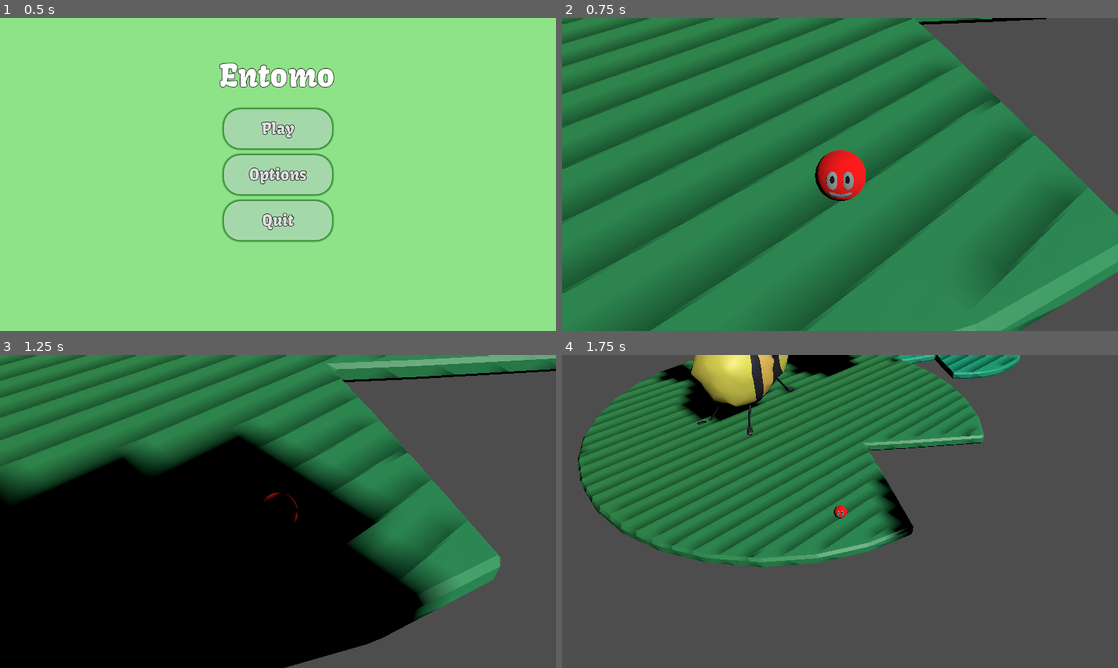
Above: before the commit, frames 1-4 (two rows, left to right).
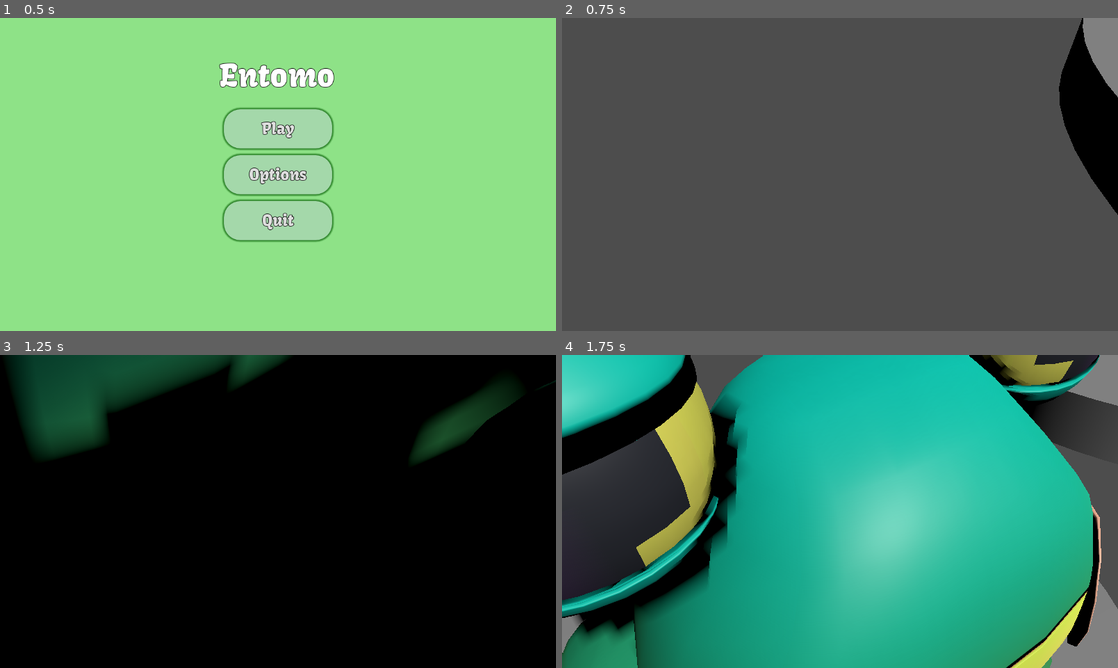
Above: after the commit, the same moments.

Repository: melonboyo/entomo
Game: Godot game, scene res://Scenes/Menus/MainMenu/MainMenu.tscn
The game is run twice, just before and just after one commit, with the same random seed, the same clock (stepped at 60 frames per second) and the same inputs.
Inputs (mouse positions are in pixels of both pictures, inside the frame that each line leads up to):
- Up to frame 1 (0.5 s): no input
- Up to frame 2 (0.75 s): click "Play" at 0.5 s
- Up to frame 3 (1.25 s): no input
- Up to frame 4 (1.75 s): tap Enter at 1.25 s; move the mouse to (962, 495) at 1.27 s; hold D (move_right) from 1.28 s (still down); tap E (interact) at 1.35 s; click (962, 495) at 1.42 s; tap Space (move_jump) at 1.52 s

Frame 1 is identical in both runs. In frame 2, 92% of the frame differs, in the area x 0-100%, y 0-100%; in frame 3, 57%; in frame 4, 96%.

Commit message:
Collisions for stage 3
Added the collisions and flag 4

Diff:
--- a/EnvironmentAssets/Mountain/stage3-mountain.tscn
+++ b/EnvironmentAssets/Mountain/stage3-mountain.tscn
@@ -1155,190 +1155,183 @@
 [node name="stage3-mountain" type="Node3D"]
 
 [node name="Cube_001" type="MeshInstance3D" parent="."]
-transform = Transform3D(1, 0, 0, 0, 1, 0, 0, 0, 3.55924, -8.40583, 3.01684, -1.50347)
+transform = Transform3D(1, 0, 0, 0, 1, 0, 0, 0, 3.55924, -11.8996, 3.01684, 0.670987)
 mesh = SubResource("ArrayMesh_gfn2i")
 skeleton = NodePath("")
 
 [node name="Cube_002" type="MeshInstance3D" parent="."]
-transform = Transform3D(1, 0, 0, 0, 1, 0, 0, 0, 1, -8.6507, 4.46517, 1.32661)
+transform = Transform3D(1, 0, 0, 0, 1, 0, 0, 0, 1, -12.1444, 4.46517, 3.50107)
 mesh = SubResource("ArrayMesh_xjg27")
 skeleton = NodePath("")
 
 [node name="Cube_003" type="MeshInstance3D" parent="."]
-transform = Transform3D(1, 0, 0, 0, 2.32865, 0, 0, 0, 1, -6.7439, 5.34013, -4.21968)
+transform = Transform3D(1, 0, 0, 0, 2.32865, 0, 0, 0, 1, -10.2376, 5.34013, -2.04522)
 mesh = SubResource("ArrayMesh_vhwgm")
 skeleton = NodePath("")
 
 [node name="Cube_004" type="MeshInstance3D" parent="."]
-transform = Transform3D(1, 0, 0, 0, 1, 0, 0, 0, 1, -0.231248, 2.44494, 2.63027)
+transform = Transform3D(1, 0, 0, 0, 1, 0, 0, 0, 1, -3.72498, 2.44494, 4.80473)
 mesh = SubResource("ArrayMesh_2gupx")
 skeleton = NodePath("")
 
 [node name="Cube_005" type="MeshInstance3D" parent="."]
-transform = Transform3D(1, 0, 0, 0, 1, 0, 0, 0, 1, -8.50857, 10.0534, 0.398641)
+transform = Transform3D(1, 0, 0, 0, 1, 0, 0, 0, 1, -12.0023, 10.0534, 2.5731)
 mesh = SubResource("ArrayMesh_ieqmk")
 skeleton = NodePath("")
 
-[node name="Circle" type="Node3D" parent="."]
-
-[node name="Circle_001" type="Node3D" parent="."]
-
-[node name="Circle_002" type="Node3D" parent="."]
-transform = Transform3D(44.3897, 0, 0, 0, 40.9028, 0, 0, 0, 26.0354, 20.8908, 1.42556, -6.81476)
-
 [node name="Cube_006" type="MeshInstance3D" parent="."]
-transform = Transform3D(1, 0, 0, 0, 1, 0, 0, 0, 1, 20.3793, 3.22484, 8.49813)
+transform = Transform3D(1, 0, 0, 0, 1, 0, 0, 0, 1, 16.8856, 3.22484, 10.6726)
 mesh = SubResource("ArrayMesh_xptiw")
 skeleton = NodePath("")
 
 [node name="Cube_007" type="MeshInstance3D" parent="."]
-transform = Transform3D(1, 0, 0, 0, 1, 0, 0, 0, 1, 23.0032, 2.05335, -8.79626)
+transform = Transform3D(1, 0, 0, 0, 1, 0, 0, 0, 1, 19.5095, 2.05335, -6.6218)
 mesh = SubResource("ArrayMesh_xfij2")
 skeleton = NodePath("")
 
 [node name="Cube_008" type="MeshInstance3D" parent="."]
-transform = Transform3D(1, 0, 0, 0, 1, 0, 0, 0, 1, 26.6921, 1.16752, -6.96823)
+transform = Transform3D(1, 0, 0, 0, 1, 0, 0, 0, 1, 23.1984, 1.16752, -4.79377)
 mesh = SubResource("ArrayMesh_bihhr")
 skeleton = NodePath("")
 
 [node name="Cube_009" type="MeshInstance3D" parent="."]
-transform = Transform3D(1, 0, 0, 0, 1, 0, 0, 0, 1, 22.6758, 4.29852, 5.69438)
+transform = Transform3D(1, 0, 0, 0, 1, 0, 0, 0, 1, 19.1821, 4.29852, 7.86884)
 mesh = SubResource("ArrayMesh_vagqb")
 skeleton = NodePath("")
 
 [node name="Cube_010" type="MeshInstance3D" parent="."]
-transform = Transform3D(1, 0, 0, 0, 1, 0, 0, 0, 1, 42.2917, 4.45738, 7.80521)
+transform = Transform3D(1, 0, 0, 0, 1, 0, 0, 0, 1, 38.798, 4.45738, 9.97967)
 mesh = SubResource("ArrayMesh_i5246")
 skeleton = NodePath("")
 
 [node name="Cube_011" type="MeshInstance3D" parent="."]
-transform = Transform3D(1, 0, 0, 0, 1, 0, 0, 0, 1, 45.5562, 2.60463, -7.77407)
+transform = Transform3D(1, 0, 0, 0, 1, 0, 0, 0, 1, 42.0625, 2.60463, -5.59961)
 mesh = SubResource("ArrayMesh_u0m68")
 skeleton = NodePath("")
 
 [node name="Cube_012" type="MeshInstance3D" parent="."]
-transform = Transform3D(1, 0, 0, 0, 1, 0, 0, 0, 1, 42.5144, 3.92072, -5.38993)
+transform = Transform3D(1, 0, 0, 0, 1, 0, 0, 0, 1, 39.0207, 3.92072, -3.21547)
 mesh = SubResource("ArrayMesh_14pvn")
 skeleton = NodePath("")
 
-[node name="Circle_003" type="Node3D" parent="."]
-
-[node name="Circle_004" type="Node3D" parent="."]
-
 [node name="Cube" type="MeshInstance3D" parent="."]
-transform = Transform3D(7.36491, 0, 0, 0, 1, 0, 0, 0, 3.79505, 18.7253, 0.299737, 0.223697)
+transform = Transform3D(7.36491, 0, 0, 0, 1, 0, 0, 0, 3.79505, 15.2316, 0.299735, 2.39815)
 mesh = SubResource("ArrayMesh_kitl4")
 skeleton = NodePath("")
 
 [node name="Cube_013" type="MeshInstance3D" parent="."]
-transform = Transform3D(1, 0, 0, 0, 1, 0, 0, 0, 1, 19.142, 2.86629, 3.79436)
+transform = Transform3D(1, 0, 0, 0, 1, 0, 0, 0, 1, 15.6483, 2.86629, 5.96882)
 mesh = SubResource("ArrayMesh_tkee7")
 skeleton = NodePath("")
 
 [node name="Cube_014" type="MeshInstance3D" parent="."]
-transform = Transform3D(1, 0, 0, 0, 1, 0, 0, 0, 1, 22.6893, 1.93591, 3.85354)
+transform = Transform3D(1, 0, 0, 0, 1, 0, 0, 0, 1, 19.1956, 1.93591, 6.028)
 mesh = SubResource("ArrayMesh_2jert")
 skeleton = NodePath("")
 
 [node name="Cube_015" type="MeshInstance3D" parent="."]
-transform = Transform3D(1, 0, 0, 0, 1, 0, 0, 0, 1, 0.590609, 6.49157, -4.33717)
+transform = Transform3D(1, 0, 0, 0, 1, 0, 0, 0, 1, -2.90313, 6.49157, -2.16271)
 mesh = SubResource("ArrayMesh_x4bob")
 skeleton = NodePath("")
 
 [node name="Cube_016" type="MeshInstance3D" parent="."]
-transform = Transform3D(1, 0, 0, 0, 1, 0, 0, 0, 1, 1.46104, 2.78199, -7.35087)
+transform = Transform3D(1, 0, 0, 0, 1, 0, 0, 0, 1, -2.03269, 2.78199, -5.17641)
 mesh = SubResource("ArrayMesh_vlxcv")
 skeleton = NodePath("")
 
 [node name="Cube_017" type="MeshInstance3D" parent="."]
-transform = Transform3D(0, 0, -1, 1, 0, 0, 0, -1, 0, -4.19697, 3.89073, -8.70596)
+transform = Transform3D(0, 0, -1, 1, 0, 0, 0, -1, 0, -7.6907, 3.89073, -6.5315)
 mesh = SubResource("ArrayMesh_bfut2")
 skeleton = NodePath("")
 
 [node name="Cube_018" type="MeshInstance3D" parent="."]
-transform = Transform3D(1, 0, 0, 0, 1, 0, 0, 0, 1, -8.5374, 9.20463, -7.56053)
+transform = Transform3D(1, 0, 0, 0, 1, 0, 0, 0, 1, -12.0311, 9.20463, -5.38607)
 mesh = SubResource("ArrayMesh_0rh18")
 skeleton = NodePath("")
 
 [node name="Cube_019" type="MeshInstance3D" parent="."]
-transform = Transform3D(1, 0, 0, 0, 1, 0, 0, 0, 1, -10.1463, 14.0091, -0.380849)
+transform = Transform3D(1, 0, 0, 0, 1, 0, 0, 0, 1, -13.64, 14.0091, 1.79361)
 mesh = SubResource("ArrayMesh_kaplo")
 skeleton = NodePath("")
 
 [node name="Cube_020" type="MeshInstance3D" parent="."]
-transform = Transform3D(1, 0, 0, 0, 1, 0, 0, 0, 1, -2.39518, 16.0463, -4.08959)
+transform = Transform3D(1, 0, 0, 0, 1, 0, 0, 0, 1, -5.88891, 16.0463, -1.91513)
 mesh = SubResource("ArrayMesh_s0b42")
 skeleton = NodePath("")
 
 [node name="Cube_021" type="MeshInstance3D" parent="."]
-transform = Transform3D(1, 0, 0, 0, 1, 0, 0, 0, 1, -3.39872, 16.5107, -4.84838)
+transform = Transform3D(1, 0, 0, 0, 1, 0, 0, 0, 1, -6.89245, 16.5107, -2.67392)
 mesh = SubResource("ArrayMesh_n00qw")
 skeleton = NodePath("")
 
 [node name="Cube_022" type="MeshInstance3D" parent="."]
-transform = Transform3D(1, 0, 0, 0, 1, 0, 0, 0, 1, -4.43172, 16.1017, -4.22229)
+transform = Transform3D(1, 0, 0, 0, 1, 0, 0, 0, 1, -7.92545, 16.1017, -2.04783)
 mesh = SubResource("ArrayMesh_hjr68")
 skeleton = NodePath("")
 
 [node name="Cube_023" type="MeshInstance3D" parent="."]
-transform = Transform3D(1, 0, 0, 0, 1, 0, 0, 0, 1, -10.3264, 17.1346, -4.01575)
+transform = Transform3D(1, 0, 0, 0, 1, 0, 0, 0, 1, -13.8201, 17.1346, -1.84129)
 mesh = SubResource("ArrayMesh_wv46u")
 skeleton = NodePath("")
 
 [node name="Cube_024" type="MeshInstance3D" parent="."]
-transform = Transform3D(1, 0, 0, 0, 1, 0, 0, 0, 1, -11.5879, 17.589, -6.27695)
+transform = Transform3D(1, 0, 0, 0, 1, 0, 0, 0, 1, -15.0816, 17.589, -4.10249)
 mesh = SubResource("ArrayMesh_sme4d")
 skeleton = NodePath("")
 
 [node name="Cube_025" type="MeshInstance3D" parent="."]
-transform = Transform3D(1, 0, 0, 0, 1, 0, 0, 0, 1, -12.3264, 17.604, -4.6165)
+transform = Transform3D(1, 0, 0, 0, 1, 0, 0, 0, 1, -15.8201, 17.604, -2.44204)
 mesh = SubResource("ArrayMesh_4mmu7")
 skeleton = NodePath("")
 
 [node name="Cube_026" type="MeshInstance3D" parent="."]
-transform = Transform3D(1, 0, 0, 0, 1, 0, 0, 0, 1, -9.328, 15.938, -5.53941)
+transform = Transform3D(1, 0, 0, 0, 1, 0, 0, 0, 1, -12.8217, 15.938, -3.36495)
 mesh = SubResource("ArrayMesh_l8as2")
 skeleton = NodePath("")
 
 [node name="Cube_027" type="MeshInstance3D" parent="."]
-transform = Transform3D(0, 0, 1, 1, 0, 0, 0, 1, 0, 0.82188, 15.041, -7.11268)
+transform = Transform3D(0, 0, 1, 1, 0, 0, 0, 1, 0, -2.67185, 15.041, -4.93822)
 mesh = SubResource("ArrayMesh_3hc8j")
 skeleton = NodePath("")
 
 [node name="Cube_028" type="MeshInstance3D" parent="."]
-transform = Transform3D(1, 0, 0, 0, 1, 0, 0, 0, 1, 0.915749, 2.65526, -2.46593)
+transform = Transform3D(1, 0, 0, 0, 1, 0, 0, 0, 1, -2.57799, 2.65526, -0.291473)
 mesh = SubResource("ArrayMesh_8stvu")
 skeleton = NodePath("")
 
 [node name="Cube_029" type="MeshInstance3D" parent="."]
-transform = Transform3D(0, -1, 0, 0, 0, 1, -1, 0, 0, -2.1444, 6.61481, -1.6754)
+transform = Transform3D(0, -1, 0, 0, 0, 1, -1, 0, 0, -5.63813, 6.61481, 0.499057)
 mesh = SubResource("ArrayMesh_780yo")
 skeleton = NodePath("")
 
 [node name="Cube_030" type="MeshInstance3D" parent="."]
-transform = Transform3D(1, 0, 0, 0, 1, 0, 0, 0, 1, -4.09793, 3.48211, 0.722267)
+transform = Transform3D(1, 0, 0, 0, 1, 0, 0, 0, 1, -7.59166, 3.48211, 2.89672)
 mesh = SubResource("ArrayMesh_6awfo")
 skeleton = NodePath("")
 
 [node name="Cube_031" type="MeshInstance3D" parent="."]
+transform = Transform3D(1, 0, 0, 0, 1, 0, 0, 0, 1, -3.49373, -1.90735e-06, 2.17446)
 mesh = SubResource("ArrayMesh_n12f2")
 skeleton = NodePath("")
 
 [node name="Cube_032" type="MeshInstance3D" parent="."]
-transform = Transform3D(1, 0, 0, 0, 1, 0, 0, 0, 1, -15.4411, 4.60381, 3.02664)
+transform = Transform3D(1, 0, 0, 0, 1, 0, 0, 0, 1, -18.9348, 4.60381, 5.2011)
 mesh = SubResource("ArrayMesh_0fotu")
 skeleton = NodePath("")
 
 [node name="Cube_033" type="MeshInstance3D" parent="."]
-transform = Transform3D(1, 0, 0, 0, 1, 0, 0, 0, 1, -14.8267, 2.42549, -7.88782)
+transform = Transform3D(1, 0, 0, 0, 1, 0, 0, 0, 1, -18.3204, 2.42549, -5.71336)
 mesh = SubResource("ArrayMesh_nvkdw")
 skeleton = NodePath("")
 
 [node name="Cube_034" type="MeshInstance3D" parent="."]
+transform = Transform3D(1, 0, 0, 0, 1, 0, 0, 0, 1, -3.49373, -1.90735e-06, 2.17446)
 mesh = SubResource("ArrayMesh_b0ijr")
 skeleton = NodePath("")
 
 [node name="Cube_035" type="MeshInstance3D" parent="."]
-transform = Transform3D(1, 0, 0, 0, 1, 0, 0, 0, 1, 23.3136, 4.62868, -8.49666)
+transform = Transform3D(1, 0, 0, 0, 1, 0, 0, 0, 1, 19.8199, 4.62868, -6.3222)
 mesh = SubResource("ArrayMesh_502xx")
 skeleton = NodePath("")
+
+[node name="CollisionShape3D" type="CollisionShape3D" parent="."]
--- a/Scenes/Levels/level1.tscn
+++ b/Scenes/Levels/level1.tscn
@@ -13,6 +13,7 @@
 [ext_resource type="PackedScene" uid="uid://msprui4s0rep" path="res://Scenes/dragonfly.tscn" id="10_f6exh"]
 [ext_resource type="PackedScene" uid="uid://daoe6gj0bo2qr" path="res://Scenes/Menus/PauseMenu/pause_menu.tscn" id="11_c6575"]
 [ext_resource type="PackedScene" uid="uid://caxb37ohqq7q3" path="res://EnvironmentAssets/Flag/Flag.tscn" id="15_3xa5f"]
+[ext_resource type="PackedScene" uid="uid://ddqi27ajx4hx4" path="res://EnvironmentAssets/Mountain/stage3-mountainNewNew.glb" id="15_5uh5g"]
 [ext_resource type="PackedScene" uid="uid://dxqjrf22vjo3t" path="res://EnvironmentAssets/lilipad.tscn" id="15_ajvuj"]
 
 [sub_resource type="CylinderMesh" id="CylinderMesh_75gon"]
@@ -49,7 +50,7 @@
 transform = Transform3D(1.01827, 0, 0, 0, 1.01827, 0, 0, 0, 1.01827, 0, 0, 0)
 
 [node name="GameStateManager" parent="." node_paths=PackedStringArray("currentPossessedCreature", "camera", "first_flag") instance=ExtResource("2_cqo16")]
-currentPossessedCreature = NodePath("../Parasite")
+currentPossessedCreature = NodePath("../Frog")
 camera = NodePath("../CameraRoot/RotationRoot/Camera3D")
 first_flag = NodePath("../Flag")
 
@@ -66,7 +67,7 @@
 transform = Transform3D(0.421448, 0, -0.906854, 0, 1, 0, 0.906854, 0, 0.421448, 2.52931, 4.55651, 0.355372)
 game_state_manager = NodePath("../GameStateManager")
 
-[node name="Pillbug" parent="." node_paths=PackedStringArray("game_state_manager") instance=ExtResource("4_gd3qd")]
+[node name="PillbugNew" parent="." node_paths=PackedStringArray("game_state_manager") instance=ExtResource("4_gd3qd")]
 transform = Transform3D(0.982058, 0, 0, 0, 0.982058, 0, 0, 0, 0.982058, 164.263, 21.0076, -16.1218)
 game_state_manager = NodePath("../GameStateManager")
 
@@ -357,6 +358,14 @@
 transform = Transform3D(3.37133, 0, 0, 0, 1, 0, 0, 0, 2.32313, 0, 0, 0)
 shape = SubResource("CylinderShape3D_fjjt4")
 
+[node name="Stage3" type="Node" parent="Blockout"]
+
+[node name="StaticBody3D" type="StaticBody3D" parent="Blockout/Stage3"]
+
+[node name="MeshInstance3D" type="MeshInstance3D" parent="Blockout/Stage3/StaticBody3D"]
+
+[node name="CollisionShape3D" type="CollisionShape3D" parent="Blockout/Stage3/StaticBody3D"]
+
 [node name="PauseMenu" parent="." node_paths=PackedStringArray("game_manager") instance=ExtResource("11_c6575")]
 game_manager = NodePath("../GameStateManager")
 
@@ -372,10 +381,20 @@
 zoom_size = 3
 game_state_manager = NodePath("../GameStateManager")
 
-[node name="Flag3" parent="." node_paths=PackedStringArray("game_state_manager") instance=ExtResource("15_3xa5f")]
+[node name="Flag3" parent="." node_paths=PackedStringArray("next_flag", "game_state_manager") instance=ExtResource("15_3xa5f")]
 transform = Transform3D(7, 0, 0, 0, 7, 0, 0, 0, 7, 343.542, 9.32777, 129.811)
+next_flag = NodePath("../Flag4")
 zoom_size = 4
 focus_move_speed = 2.0
 game_state_manager = NodePath("../GameStateManager")
 
+[node name="stage3-mountainNewNew" parent="." instance=ExtResource("15_5uh5g")]
+transform = Transform3D(-9.97522, 0, 0.703659, 0, 10, 0, -0.703659, 0, -9.97522, 928.338, 3.02902, 166.301)
+
+[node name="Flag4" parent="." node_paths=PackedStringArray("game_state_manager") instance=ExtResource("15_3xa5f")]
+transform = Transform3D(6, 0, 0, 0, 6, 0, 0, 0, 6, 1019.13, 197.953, 220.94)
+zoom_size = 4
+focus_move_speed = 2.0
+game_state_manager = NodePath("../GameStateManager")
+
 [connection signal="zoom_changed" from="GameStateManager" to="CameraRoot" method="_on_game_state_manager_zoom_changed"]
--- a/Scenes/Testing/ProgressionTesting.tscn
+++ b/Scenes/Testing/ProgressionTesting.tscn
@@ -3,7 +3,7 @@
 [ext_resource type="PackedScene" uid="uid://dclrt7yy6gtq6" path="res://GameStateManager/GameStateManager.tscn" id="1_huvyw"]
 [ext_resource type="PackedScene" uid="uid://cxrj60oxxptdh" path="res://Characters/Parasite/Parasite.tscn" id="2_r8f3q"]
 [ext_resource type="PackedScene" uid="uid://b4v7eokxybk5v" path="res://Characters/Frog/Frog.tscn" id="3_xv73x"]
-[ext_resource type="PackedScene" uid="uid://ceq3k2pduj7cb" path="res://Outdated/Beetle.tscn" id="4_mfn8p"]
+[ext_resource type="PackedScene" uid="uid://ceq3k2pduj7cb" path="res://Characters/Pillbug/Pillbug.tscn" id="4_mfn8p"]
 [ext_resource type="PackedScene" uid="uid://d345ctgph51uj" path="res://Characters/Bumblebee/Bumblebee.tscn" id="5_trvcn"]
 [ext_resource type="Script" path="res://GameController/Camera.gd" id="6_34bth"]
 [ext_resource type="PackedScene" uid="uid://dqkke1lxyvwta" path="res://Scenes/ramp.tscn" id="7_obpu5"]
Binary file removed: EnvironmentAssets/Mountain/stage3-mountain.glb
Not shown: 1 places in EnvironmentAssets/Mountain/stage3-mountain.tscn that only renumber resources
Binary file added: EnvironmentAssets/Mountain/stage3-mountainNewNew.glb
Not shown, changed: EnvironmentAssets/Mountain/stage3-mountainNewNew.glb.import
Not shown: 1 places in Scenes/Levels/level1.tscn that only renumber resources
